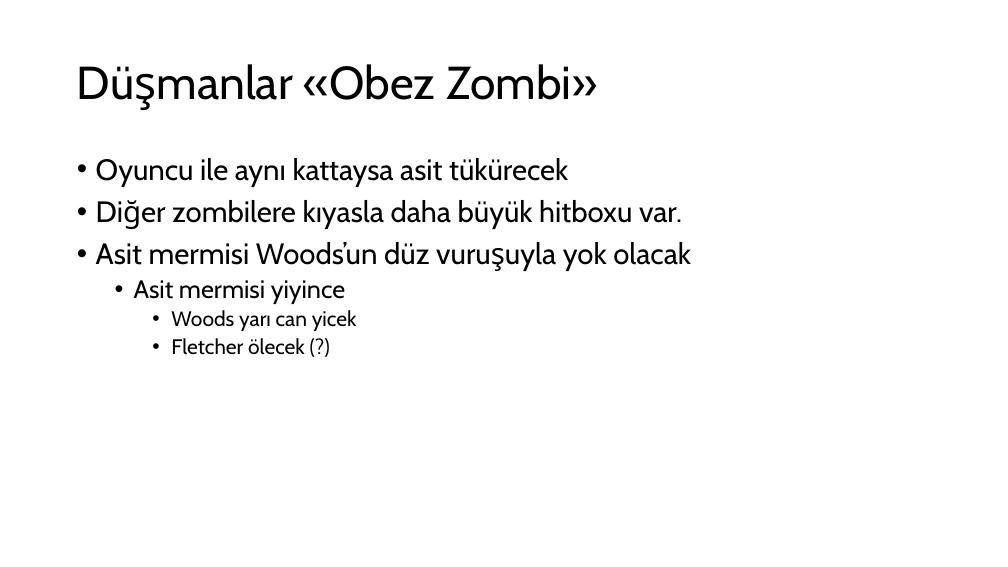
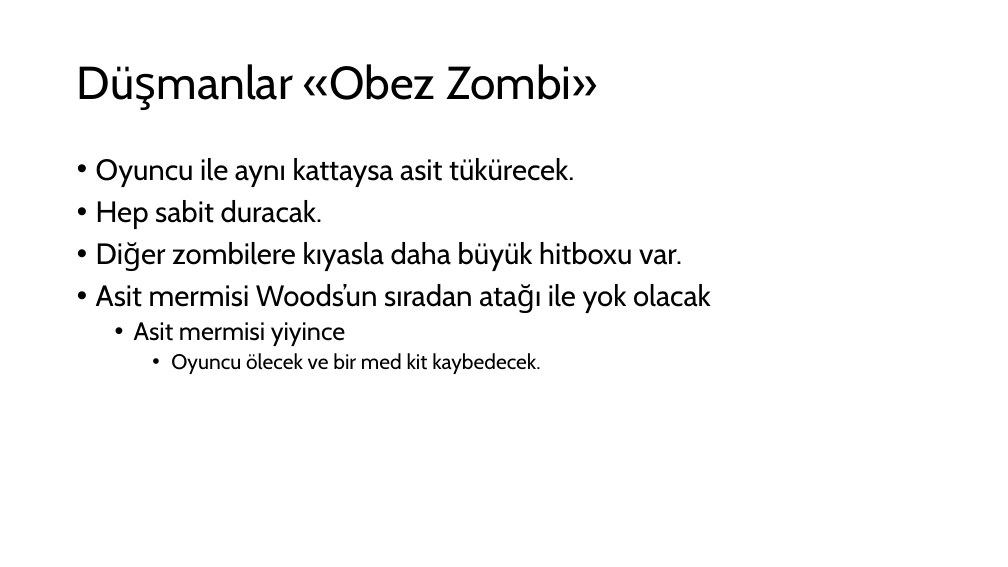
Before and after one commit to mushuacan/DGD306-BrutalistStudios-ZombiSlayers, a slide deck: slide 6 of Dökümanlar/Zombi Slayers 14.03.2025.pptx. Drawn at 1008x567 pixels with LibreOffice and Linux fonts; fonts in the diff are those of the drawing. Boxes give left, top, right and bottom in pixels: in the first picture for what was removed or moved away, otherwise in the second. Text is boxed around its words. In the diff, an @@ line names an element or a change of style, - is before the commit and + after.

Commit message:
GDD asset manager tarafından güncellendi
 Woods için sağlık mekaniği iptal, Woods aynen Fletcher gibi her şeyden tek yiyip ölecek. Woods'un dinamit atağının mekanikleri henüz düşünülüp dokümana eklenmedi.

```diff
--- a/Dökümanlar/Zombi Slayers 14.03.2025.pptx
+++ b/Dökümanlar/Zombi Slayers 14.03.2025.pptx
@@ text at (96, 158, 574, 229): text changed @@
-• Oyuncu ile aynı kattaysa asit tükürecek
+• Oyuncu ile aynı kattaysa asit tükürecek.
+• Hep sabit duracak.
@@ text at (96, 284, 711, 313): text changed @@
-• Asit mermisi Woods’un düz vuruşuyla yok olacak
+• Asit mermisi Woods’un sıradan atağı ile yok olacak
@@ text at (171, 353, 540, 374): text changed @@
-    • Woods yarı can yicek
-    • Fletcher ölecek (?)
+    • Oyuncu ölecek ve bir med kit kaybedecek.
```
Also in this commit, not shown: 5 other slides changed, 1 slide removed.
